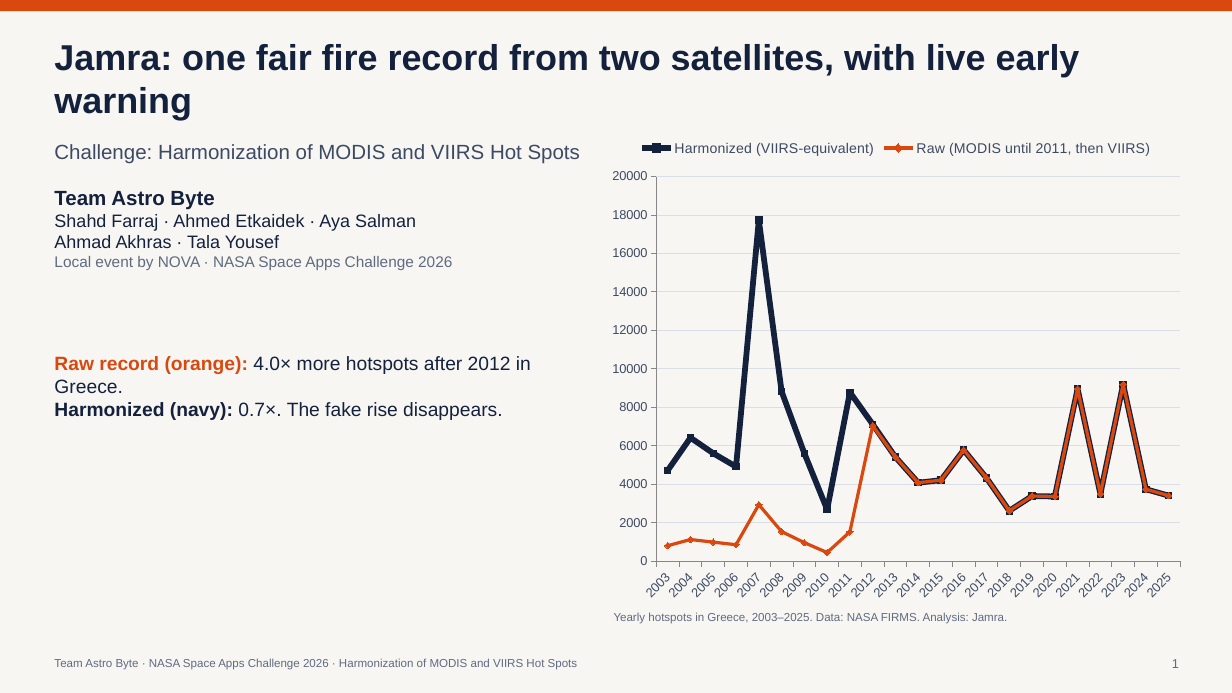
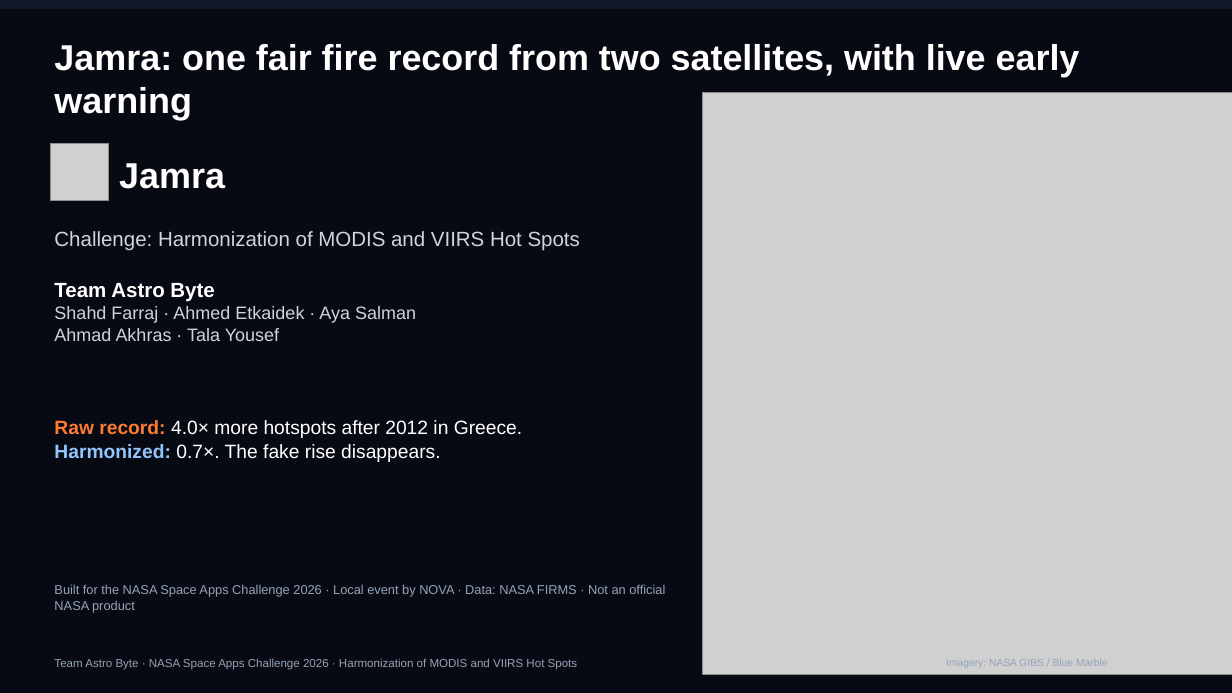
Before and after one commit to ahmedetk/jamra, a slide deck: slide 1 of slides/AstroByte_Slides.pptx. Drawn at 1232x693 pixels with LibreOffice and Linux fonts; fonts in the diff are those of the drawing; grey boxes stand for pictures. Boxes give left, top, right and bottom in pixels: in the first picture for what was removed or moved away, otherwise in the second. Text is boxed around its words. In the diff, an @@ line names an element or a change of style, - is before the commit and + after.

```diff
--- a/slides/AstroByte_Slides.pptx
+++ b/slides/AstroByte_Slides.pptx
@@ background #F7F6F2 to #070A12 @@
@@ rectangle at (0, 0, 1232, 9): fill #D9480F to #111827 @@
@@ text "Jamra: one fair fire record ..." at (54, 44, 1080, 120): text colour #14213D to #FFFFFF @@
@@ picture added at (702, 92, 1232, 675) @@
@@ picture added at (51, 143, 108, 201) @@
@@ line chart removed at (601, 129, 1192, 610) @@
-categories: 2003, 2004, 2005, 2006, 2007, 2008, 2009, 2010, 2011, 2012, 2013, 2014, 2015, 2016, 2017, 2018, 2019, 2020, 2021, 2022, 2023, 2024, 2025
-Harmonized (VIIRS-equivalent): 4700, 6400, 5600, 4900, 17700, 8800, 5600, 2700, 8800, 7100, 5400, 4100, 4200, 5800, 4300, 2600, 3400, 3400, 9000, 3500, 9200, 3700, 3400
-Raw (MODIS until 2011, then VIIRS): 800, 1100, 1000, 900, 2900, 1500, 1000, 400, 1500, 7000, 5400, 4100, 4200, 5800, 4300, 2600, 3400, 3400, 9000, 3500, 9200, 3700, 3400
@@ text added at (119, 163, 225, 189), 28 pt, text #FFFFFF, bold @@
+Jamra
@@ text "Challenge: Harmonization of MODIS and ...": place and size @@
-text "Challenge: Harmonization of MODIS and ..." at (54, 144, 580, 163)
+text "Challenge: Harmonization of MODIS and ..." at (54, 231, 580, 251)
@@ text "Challenge: Harmonization of MODIS and ..." at (54, 231, 580, 251): text colour #3D4A63 to #CBD5E1 @@
@@ text at (54, 256, 452, 270): paragraph removed @@
-Local event by NOVA · NASA Space Apps Challenge 2026
@@ text "Team Astro Byte": place and size @@
-text "Team Astro Byte" at (54, 191, 452, 270)
+text "Team Astro Byte" at (54, 283, 416, 341)
@@ text "Team Astro Byte" at (54, 283, 416, 341): text colour #14213D to #FFFFFF in "Team Astro Byte"; text colour #14213D to #CBD5E1 in "Shahd Farraj · Ahmed Etkaidek · Aya ...", "Ahmad Akhras · Tala Yousef" @@
@@ text at (54, 420, 522, 462): text changed; text colour #14213D to #FFFFFF @@
-Raw record (orange): 4.0× more hotspots after 2012 in Greece.
-Harmonized (navy): 0.7×. The fake rise disappears.
+Raw record: 4.0× more hotspots after 2012 in Greece.
+Harmonized: 0.7×. The fake rise disappears.
@@ text added at (54, 584, 665, 613), 10 pt, text #94A3B8 @@
+Built for the NASA Space Apps Challenge 2026 · Local event by NOVA · Data: NASA FIRMS · Not an official NASA product
@@ text removed at (614, 612, 1007, 624) @@
-Yearly hotspots in Greece, 2003–2025. Data: NASA FIRMS. Analysis: Jamra.
@@ text "Team Astro Byte · NASA ..." at (54, 658, 578, 670): text colour #5F6B80 to #94A3B8 @@
@@ text added at (946, 659, 1107, 668), 8 pt, text #94A3B8 @@
+Imagery: NASA GIBS / Blue Marble
@@ text removed at (1172, 659, 1179, 668) @@
-1
```
Also in this commit, not shown: 6 other slides changed, 37 other files.
